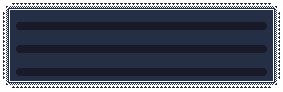
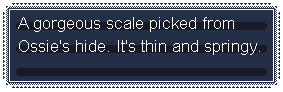
The second 283×92 image is a revision of the first. Changes to its layers:
renamed "Pasted Layer" to "EN", showed it, moved it above "BG", painted on it over [18, 17, 260, 55]
